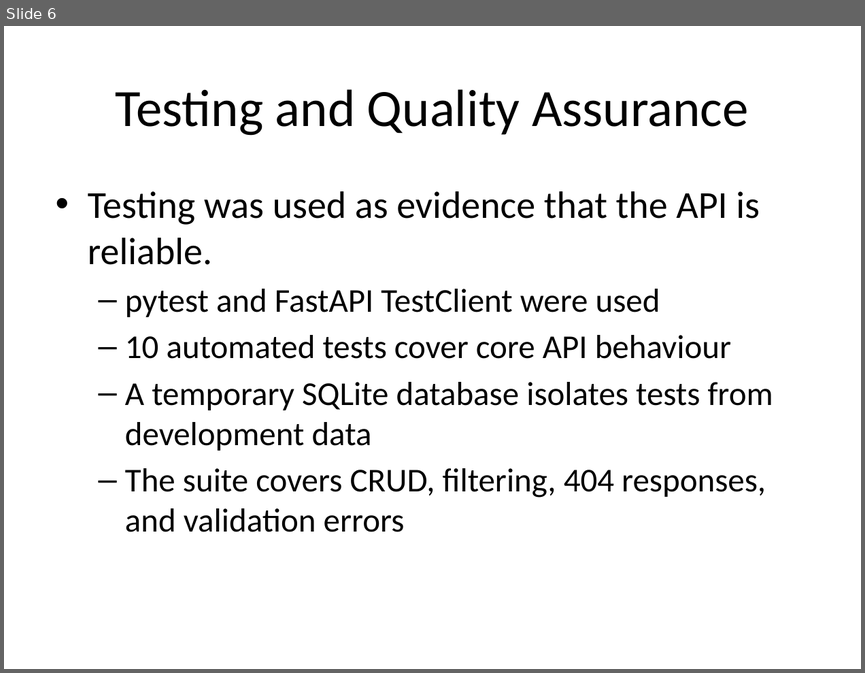
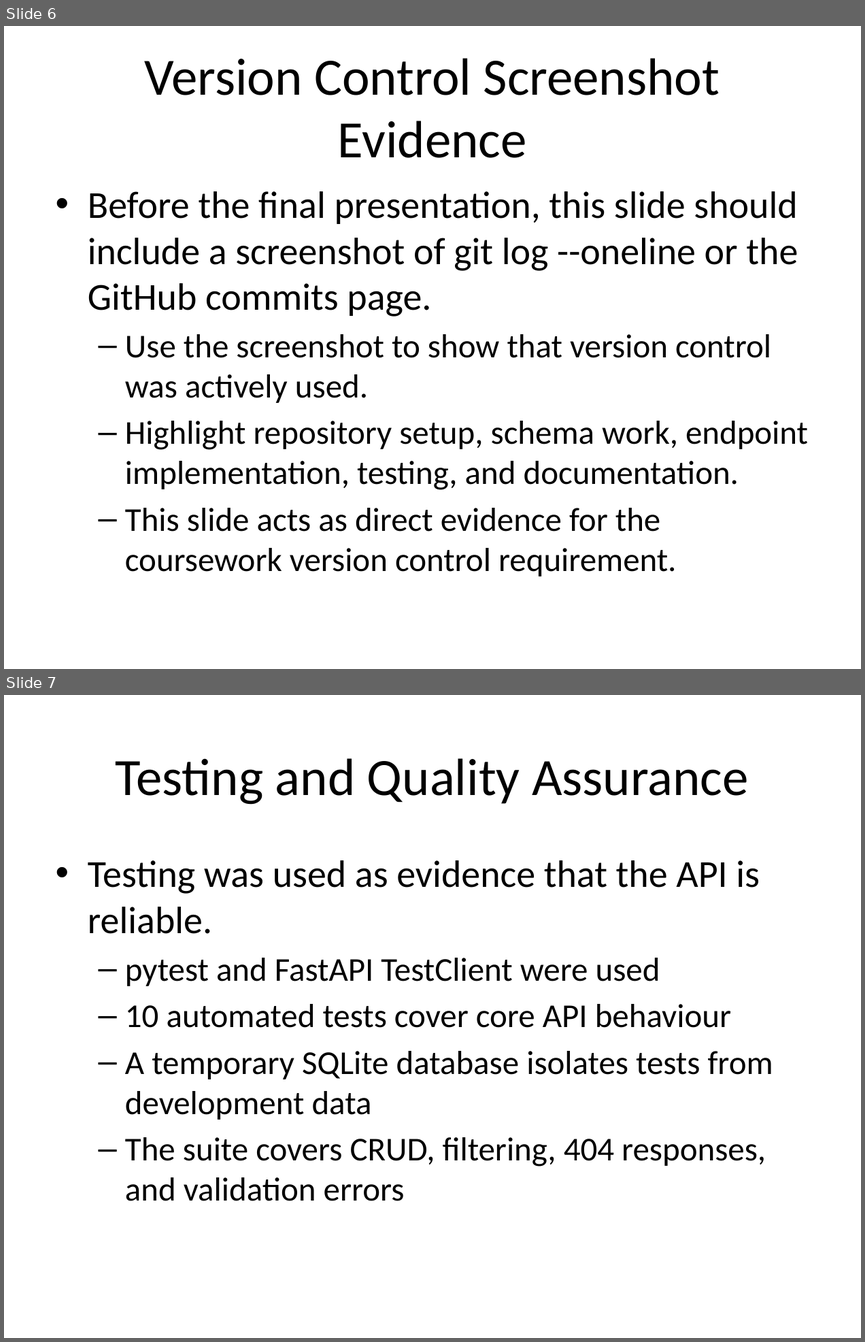
Before and after one commit to 339919905/web-api-project, a slide deck: docs/Presentation_XJCO3011.pptx. Shown one above the other, each under a label of ours: slide 6 before the commit, slides 6 and 7 after it. The pictures are 865x673 and 865x1342 pixels, drawn with LibreOffice and Linux fonts; fonts in the diff are those of the drawing. Boxes give left, top, right and bottom in pixels: in the first picture for what was removed or moved away, otherwise in the second. Text is boxed around its words. In the diff, an @@ line names an element or a change of style, - is before the commit and + after.

Commit message:
docs: add presentation PDF and align submission assets

```diff
--- a/docs/Presentation_XJCO3011.pptx
+++ b/docs/Presentation_XJCO3011.pptx
@@ slide 6 added at (x1=4, y1=26, x2=861, y2=669), background #FFFFFF @@
@@ title added at (x1=145, y1=58, x2=719, y2=158), 44 pt, text #000000 @@
+Version Control Screenshot Evidence
@@ text added at (x1=88, y1=191, x2=808, y2=576), 28 pt, text #000000 @@
+• Before the final presentation, this slide should include a screenshot of git log --oneline or the GitHub commits page.
+  – Use the screenshot to show that version control was actively used.
+  – Highlight repository setup, schema work, endpoint implementation, testing, and documentation.
+  – This slide acts as direct evidence for the coursework version control requirement.
@@ what was slide 6 is now slide 7 @@
```
Also in this commit, not shown: 3 other files.
